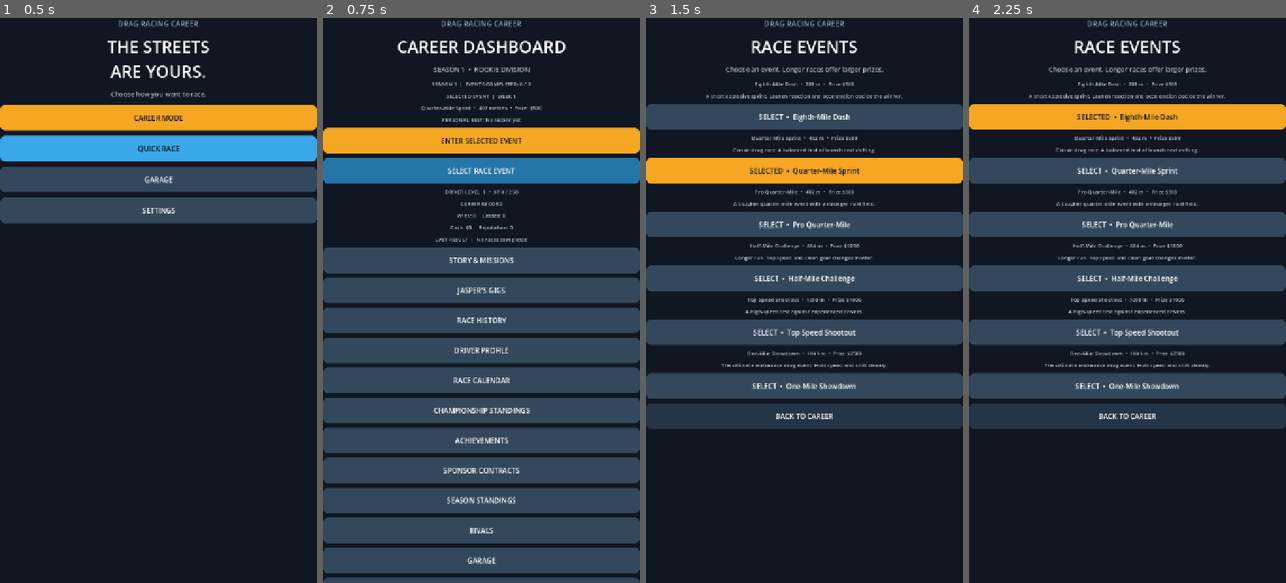
Above: before the commit, frames 1-4 (left to right).
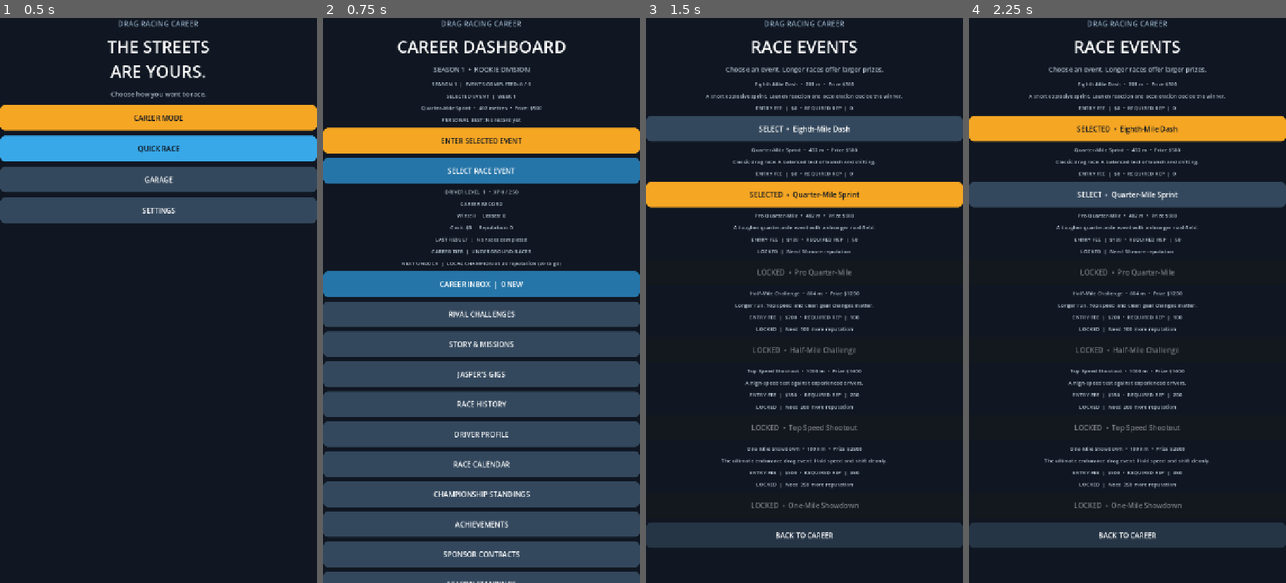
Above: after the commit, the same moments.

Repository: gleeshyyy/-Drag-Racing-Career
Game: Godot game, scene res://main.tscn
Same seed, same stepped clock (60 frames per second), same inputs: the game is played once before the commit and once after it.
Inputs:
- Up to frame 1 (0.5 s): no input
- Up to frame 2 (0.75 s): click "CAREER MODE" at 0.5 s
- Up to frame 3 (1.5 s): click "SELECT RACE EVENT" at 1.25 s
- Up to frame 4 (2.25 s): click "SELECT • Eighth-Mile Dash" at 2 s

Frame 1 is identical in both runs. In frame 2, 27% of the frame differs, in the area x 0-100%, y 40-100%; in frame 3, 43%; in frame 4, 43%, in the area x 0-100%, y 15-94%.

Commit message:
Add career tiers, invitations and rival challenges

Diff:
--- a/main.gd
+++ b/main.gd
@@ -113,6 +113,12 @@
 var household_paid_total := 0
 var missed_payment_months := 0
 var last_finance_message := ""
+var career_inbox: Array = []
+var career_invites_sent: Array = []
+var defeated_challenge_rivals: Array = []
+var rival_challenge_active := false
+var rival_challenge_name := ""
+var last_career_notification := ""
 var owned_cars: Array = ["Street Compact"]
 var active_car := "Street Compact"
 var car_upgrades: Dictionary = {}
@@ -368,6 +374,16 @@
 	_add_section_label("Wins: %d     Losses: %d" % [career_wins, career_losses])
 	_add_section_label("Cash: $%s     Reputation: %d" % [str(career_cash), career_reputation])
 	_add_section_label("LAST RESULT  |  " + last_result)
+	_add_section_label("CAREER TIER  |  %s" % _career_tier_name())
+	_add_section_label("NEXT UNLOCK  |  %s" % _next_career_tier_text())
+	var inbox_button := _make_button("CAREER INBOX  |  %d NEW" % career_inbox.size(), Color("#2675a8"))
+	inbox_button.add_theme_color_override("font_color", Color.WHITE)
+	inbox_button.pressed.connect(_show_career_inbox)
+	section_panel.add_child(inbox_button)
+	var challenge_button := _make_button("RIVAL CHALLENGES", Color("#34485d"))
+	challenge_button.add_theme_color_override("font_color", Color.WHITE)
+	challenge_button.pressed.connect(_show_rival_challenges)
+	section_panel.add_child(challenge_button)
 	var story_button := _make_button("STORY & MISSIONS", Color("#34485d"))
 	story_button.add_theme_color_override("font_color", Color.WHITE)
 	story_button.pressed.connect(_show_story_missions)
@@ -702,6 +718,124 @@
 		_save_career()
 		_show_garage()
 
+func _career_tier_name() -> String:
+	if career_reputation >= 800:
+		return "SUPERSTAR"
+	if career_reputation >= 500:
+		return "INTERNATIONAL"
+	if career_reputation >= 300:
+		return "NATIONAL"
+	if career_reputation >= 150:
+		return "PROFESSIONAL"
+	if career_reputation >= 75:
+		return "AMATEUR"
+	if career_reputation >= 30:
+		return "LOCAL CHAMPION"
+	return "UNDERGROUND RACER"
+
+func _next_career_tier_text() -> String:
+	var thresholds := [30, 75, 150, 300, 500, 800]
+	var names := ["LOCAL CHAMPION", "AMATEUR", "PROFESSIONAL", "NATIONAL", "INTERNATIONAL", "SUPERSTAR"]
+	for index in range(thresholds.size()):
+		if career_reputation < int(thresholds[index]):
+			return "%s at %d reputation (%d to go)" % [names[index], int(thresholds[index]), int(thresholds[index]) - career_reputation]
+	return "MAXIMUM TIER REACHED"
+
+func _event_min_reputation(event_id: String) -> int:
+	match event_id:
+		"eighth_mile", "quarter_mile":
+			return 0
+		"pro_quarter":
+			return 50
+		"half_mile":
+			return 100
+		"top_speed":
+			return 200
+		"mile_run":
+			return 350
+	return 0
+
+func _event_entry_fee(event_id: String) -> int:
+	match event_id:
+		"eighth_mile", "quarter_mile":
+			return 0
+		"pro_quarter":
+			return 100
+		"half_mile":
+			return 200
+		"top_speed":
+			return 350
+		"mile_run":
+			return 500
+	return 0
+
+func _add_career_notification(message: String) -> void:
+	career_inbox.push_front({"message": message, "date": Time.get_datetime_string_from_system()})
+	while career_inbox.size() > 30:
+		career_inbox.pop_back()
+	last_career_notification = message
+	_save_career()
+
+func _check_career_tier_unlocks() -> void:
+	var tiers := [
+		{"rep": 30, "name": "LOCAL CHAMPION"},
+		{"rep": 75, "name": "AMATEUR"},
+		{"rep": 150, "name": "PROFESSIONAL"},
+		{"rep": 300, "name": "NATIONAL"},
+		{"rep": 500, "name": "INTERNATIONAL"},
+		{"rep": 800, "name": "SUPERSTAR"}
+	]
+	for tier in tiers:
+		var threshold := int(tier["rep"])
+		if career_reputation >= threshold and not career_invites_sent.has(threshold):
+			career_invites_sent.append(threshold)
+			_add_career_notification("CAREER UNLOCK: %s division invitation received." % str(tier["name"]))
+
+func _show_career_inbox() -> void:
+	var body := "CAREER INBOX\n\n"
+	if career_inbox.is_empty():
+		body += "No messages yet. Invitations and career updates will appear here."
+	else:
+		for index in range(career_inbox.size()):
+			var item: Dictionary = career_inbox[index]
+			body += "%d. %s\n%s\n\n" % [index + 1, str(item.get("message", "")), str(item.get("date", ""))]
+	_show_subpage("CAREER INBOX", body, "BACK TO CAREER")
+
+func _show_rival_challenges() -> void:
+	menu_panel.hide()
+	race_panel.hide()
+	section_panel.show()
+	title_label.text = "RIVAL CHALLENGES"
+	status_label.text = "Settle the score on the strip."
+	_clear_section()
+	_add_section_label("Challenge a rival over your selected event. A win pays a bonus and reputation. Each rival can be defeated for this challenge once.")
+	_add_section_label("SELECTED EVENT  |  %s" % race_event_name)
+	for name in rival_names:
+		if defeated_challenge_rivals.has(name):
+			_add_section_label("%s  |  CHALLENGE WON" % name)
+			continue
+		var challenge_button := _make_button("CHALLENGE  |  " + str(name), Color("#b34d43"))
+		challenge_button.add_theme_color_override("font_color", Color.WHITE)
+		challenge_button.pressed.connect(func():
+			if career_reputation < _event_min_reputation(selected_event_id):
+				_add_career_notification("Challenge unavailable: build more reputation to enter this event.")
+				_show_rival_challenges()
+				return
+			if career_cash < _event_entry_fee(selected_event_id):
+				_add_career_notification("Challenge unavailable: not enough cash for the event entry fee.")
+				_show_rival_challenges()
+				return
+			rival_challenge_active = true
+			rival_challenge_name = str(name)
+			career_race = true
+			_start_race()
+		)
+		section_panel.add_child(challenge_button)
+	var back_button := _make_button("BACK TO CAREER", Color("#263545"))
+	back_button.add_theme_color_override("font_color", Color.WHITE)
+	back_button.pressed.connect(_show_career_dashboard)
+	section_panel.add_child(back_button)
+
 func _event_catalog() -> Array:
 	return [
 		{"id": "eighth_mile", "name": "Eighth-Mile Dash", "distance": 201.0, "reward": 300, "rival_speed": 232.0, "description": "A short explosive sprint. Launch reaction and acceleration decide the winner."},
@@ -732,10 +866,19 @@
 		var reward := int(event["reward"])
 		_add_section_label("%s  •  %d m  •  Prize $%s" % [event_name, distance, str(reward)])
 		_add_section_label(str(event["description"]))
-		var caption := "SELECTED  •  " + event_name if event_id == selected_event_id else "SELECT  •  " + event_name
+		var required_rep := _event_min_reputation(event_id)
+		var entry_fee := _event_entry_fee(event_id)
+		var unlocked := career_reputation >= required_rep
+		_add_section_label("ENTRY FEE  |  $%s  •  REQUIRED REP  |  %d" % [str(entry_fee), required_rep])
+		if not unlocked:
+			_add_section_label("LOCKED  |  Need %d more reputation" % (required_rep - career_reputation))
+		var caption := ("SELECTED  •  " + event_name) if event_id == selected_event_id else ("SELECT  •  " + event_name)
+		if not unlocked:
+			caption = "LOCKED  •  " + event_name
 		var event_button := _make_button(caption, Color("#f5a623") if event_id == selected_event_id else Color("#34485d"))
 		if event_id != selected_event_id:
 			event_button.add_theme_color_override("font_color", Color.WHITE)
+		event_button.disabled = not unlocked
 		event_button.pressed.connect(_select_event.bind(event_id))
 		section_panel.add_child(event_button)
 	var back_button := _make_button("BACK TO CAREER", Color("#263545"))
@@ -746,6 +889,8 @@
 func _select_event(event_id: String) -> void:
 	for event in _event_catalog():
 		if str(event["id"]) == event_id:
+			if career_reputation < _event_min_reputation(event_id):
+				return
 			selected_event_id = event_id
 			race_event_name = str(event["name"])
 			_save_career()
@@ -1368,6 +1513,18 @@
 	race_panel.hide()
 	if career_race:
 		var event: Dictionary = _get_selected_event()
+		var entry_fee := _event_entry_fee(selected_event_id)
+		if career_reputation < _event_min_reputation(selected_event_id):
+			career_race = false
+			status_label.text = "This event is locked. Build more reputation first."
+			_show_event_selection()
+			return
+		if career_cash < entry_fee:
+			career_race = false
+			status_label.text = "You need $%s for this event's entry fee." % str(entry_fee)
+			_show_event_selection()
+			return
+		career_cash -= entry_fee
 		race_distance = float(event["distance"])
 		race_reward = int(event["reward"])
 		race_event_name = str(event["name"])
@@ -1396,7 +1553,7 @@
 	_roll_track_condition()
 	throttle_down = false
 	if career_race:
-		rival_name = str(rival_names[(career_wins + career_losses) % rival_names.size()])
+		rival_name = rival_challenge_name if rival_challenge_active else str(rival_names[(career_wins + career_losses) % rival_names.size()])
 		var selected_record: Dictionary = rival_records.get(rival_name, {})
 		var rival_car := str(selected_record.get("car", "Street Compact"))
 		var rival_upgrades := int(selected_record.get("upgrade_level", 0))
@@ -1538,6 +1695,7 @@
 			career_cash += race_reward
 			career_reputation += 10
 			last_result = "Victory vs " + rival_name
+			_check_career_tier_unlocks()
 			_update_story_progress()
 		else:
 			career_losses += 1
@@ -1545,6 +1703,17 @@
 			last_result = "Defeat vs " + rival_name
 		_update_jasper_job_progress()
 		_advance_career_month()
+		if rival_challenge_active:
+			if won:
+				var challenge_bonus := 750 + career_reputation * 2
+				career_cash += challenge_bonus
+				career_reputation += 8
+				defeated_challenge_rivals.append(rival_challenge_name)
+				_add_career_notification("RIVAL DEFEATED: %s. Bonus $%s and +8 reputation." % [rival_challenge_name, str(challenge_bonus)])
+			else:
+				_add_career_notification("RIVAL CHALLENGE LOST: %s wants another shot someday." % rival_challenge_name)
+			rival_challenge_active = false
+			rival_challenge_name = ""
 		career_race = false
 		_check_achievements(new_personal_best)
 		_save_career()
@@ -1690,6 +1859,9 @@
 	jasper_job_progress = int(save.get_value("career", "jasper_job_progress", 0))
 	completed_jasper_jobs = save.get_value("career", "completed_jasper_jobs", [])
 	last_jasper_job_message = str(save.get_value("career", "last_jasper_job_message", ""))
+	career_inbox = save.get_value("career", "career_inbox", [])
+	career_invites_sent = save.get_value("career", "career_invites_sent", [])
+	defeated_challenge_rivals = save.get_value("career", "defeated_challenge_rivals", [])
 	career_month = int(save.get_value("career", "career_month", 1))
 	races_this_month = int(save.get_value("career", "races_this_month", 0))
 	child_support_due = int(save.get_value("career", "child_support_due", 0))
@@ -1749,6 +1921,9 @@
 	save.set_value("career", "jasper_job_progress", jasper_job_progress)
 	save.set_value("career", "completed_jasper_jobs", completed_jasper_jobs)
 	save.set_value("career", "last_jasper_job_message", last_jasper_job_message)
+	save.set_value("career", "career_inbox", career_inbox)
+	save.set_value("career", "career_invites_sent", career_invites_sent)
+	save.set_value("career", "defeated_challenge_rivals", defeated_challenge_rivals)
 	save.set_value("career", "career_month", career_month)
 	save.set_value("career", "races_this_month", races_this_month)
 	save.set_value("career", "child_support_due", child_support_due)
